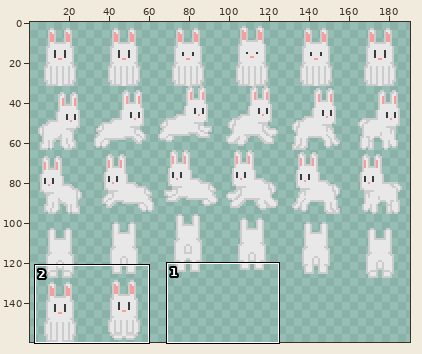
Edited in one commit: sprite sheet (res/bunny.png). Above, an overview of the earlier version with the close-up marked.
Close-up. The starting point:
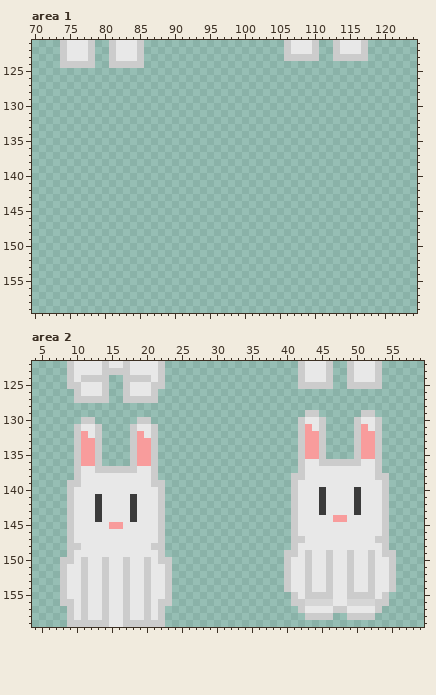
The file is 192x160 pixels. Colours within 5 levels of each other are drawn and written as one. Shown: area 1: x 70..124, y 121..159; area 2: x 4..59, y 122..159. The wide view leaves out empty margins. The commit also changed other parts of the picture, which this record leaves out.
New version:
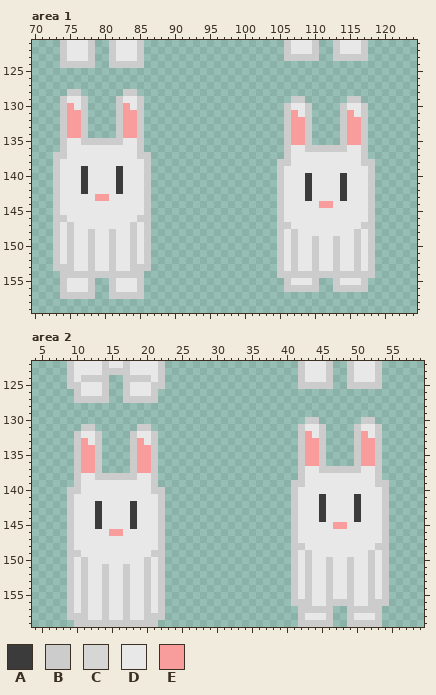
Palette (. is transparent): A #3b3b3b  B #cccccc  C #d6d6d6  D #e8e8e8  E #f89c9c
Changes in this commit:
Changed rows in their new state; - is an unchanged pixel.
Area 1:
first column x 73:
128 --BB------BB----------------------------------
129 -BDDB----BDDB---------------------BB------BB--
130 -BEDB----BEDB--------------------BDDB----BDDB-
131 -BEEB----BEEB--------------------BEDB----BEDB-
132 -BEEB----BEEB--------------------BEEB----BEEB-
133 -BEEB----BEEB--------------------BEEB----BEEB-
134 -BEEB----BEEB--------------------BEEB----BEEB-
135 -BDDBBBBBBDDB--------------------BEEB----BEEB-
136 -BDDDDDDDDDDB--------------------BDDBBBBBBDDB-
137 BBDDDDDDDDDDBB-------------------BDDDDDDDDDDB-
138 BDDDDDDDDDDDDB------------------BBDDDDDDDDDDBB
139 BDDDADDDDADDDB------------------BDDDDDDDDDDDDB
140 BDDDADDDDADDDB------------------BDDDADDDDADDDB
141 BDDDADDDDADDDB------------------BDDDADDDDADDDB
142 BDDDADDDDADDDB------------------BDDDADDDDADDDB
143 BDDDDDEEDDDDDB------------------BDDDADDDDADDDB
144 BDDDDDDDDDDDDB------------------BDDDDDEEDDDDDB
145 BDDDDDDDDDDDDB------------------BDDDDDDDDDDDDB
146 BBDDDDDDDDDDBB------------------BDDDDDDDDDDDDB
147 BDBDDDDDDDDBDB------------------BBDDDDDDDDDDBB
148 BDBDDBDDBDDBDB------------------BDBDDDDDDDDBDB
149 BDBDDBDDBDDBDB------------------BDBDDBDDBDDBDB
150 BDBDDBDDBDDBDB------------------BDBDDBDDBDDBDB
151 BDBDDBDDBDDBDB------------------BDBDDBDDBDDBDB
152 BDBDDBDDBDDBDB------------------BDBDDBDDBDDBDB
153 BBBDDBDDBDDBBB------------------BDBDDBDDBDDBDB
154 -BBBBBBBBBBBB-------------------BBBBBBBBBBBBBB
155 -BDDDB--BDDDB--------------------BDDDB--BDDDB-
156 -BDDDB--BDDDB--------------------BBBBB--BBBBB-
157 -BBBBB--BBBBB---------------------------------
Area 2:
first column x 8:
129 -----------------------------------..------..---
130 ---..------..---------------------.BB.----.BB.--
131 --.BB.----.BB.---------------------D-------D----
132 ---D-------D------------------------D-------D---
133 ----D-------D-----------------------------------
136 -----------------------------------EE-....-EE---
137 ---EE-....-EE------------------------BBBBBB-----
138 -----BBBBBB----------------------.------------.-
139 -.------------.-------------------B----------B--
140 --B----------B-----------------------D----D-----
141 -----D----D-------------------------------------
144 -------------------------------------A-DD-A-----
145 -----A-DD-A----------------------------EE-------
146 -------EE---------------------------------------
147 ----------------------------------D----------D--
148 --D----------D--------------------B----------B--
149 --B----------B------------------.-----D--D-----.
150 .-----D--D-----.----------------.B------------B.
151 .B------------B.----------------.B------------B.
152 .B------------B.----------------.B------------B.
153 .B------------B.----------------.B------------B.
154 .B------------B.----------------.B------------B.
155 .B------------B.--------------------DD----DD----
156 .--------------.-------------------BDDBBBBDDB---
157 -----------------------------------BBBB..BBBB---
158 --B----------B--------------------BDDD----DDDB--
159 -.-----BB-----.-------------------BBBBB--BBBBB--
Boxes around the changes in both close-ups, in picture pixels (x1, y1, x2, y2):
added: (53, 89, 151, 299)
added: (277, 96, 375, 292)
changed: (284, 410, 396, 627)
changed: (74, 417, 158, 445)
changed: (60, 466, 172, 627)
